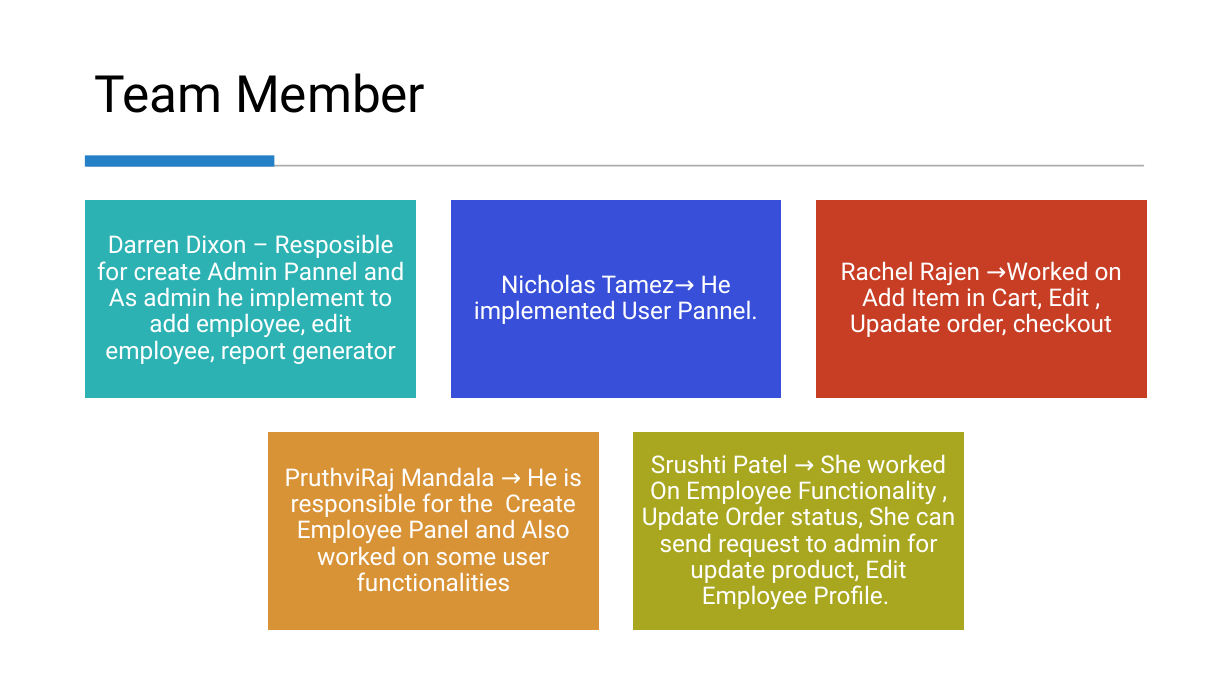
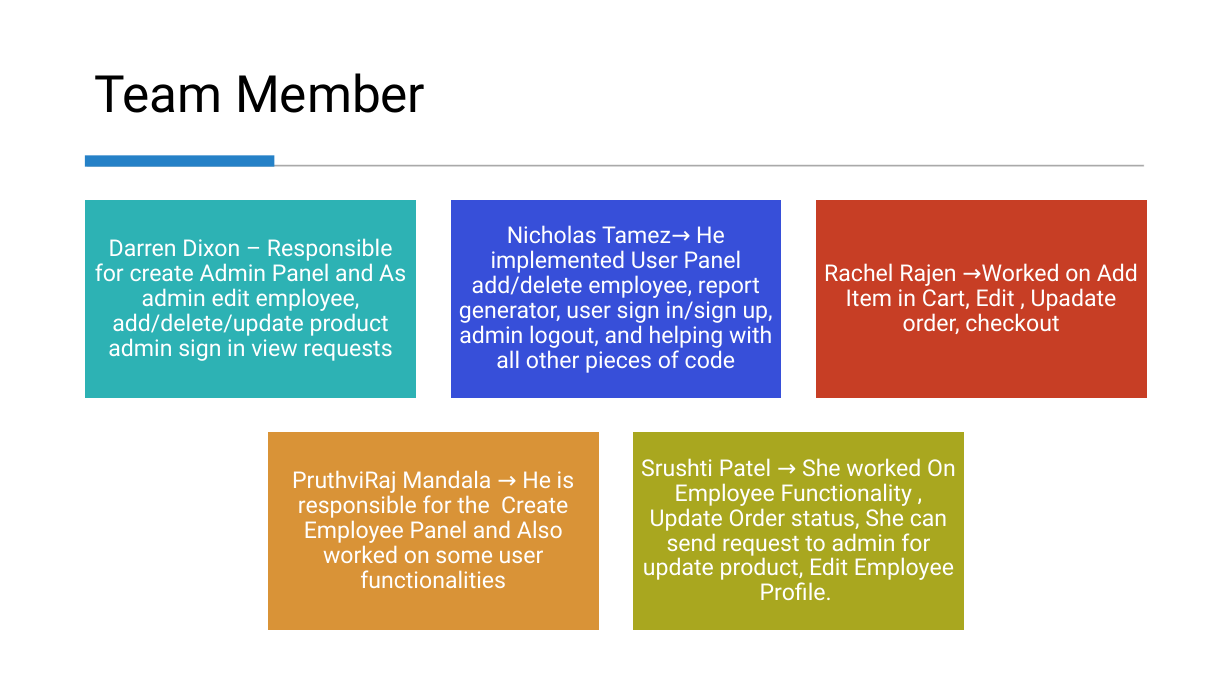
Before and after one commit to NTamez8/TCS-Capstone-Project, a slide deck: slide 2 of Presentation_Graduation.pptx. Drawn at 1232x693 pixels with LibreOffice and Linux fonts; fonts in the diff are those of the drawing. Boxes give left, top, right and bottom in pixels: in the first picture for what was removed or moved away, otherwise in the second. Text is boxed around its words. In the diff, an @@ line names an element or a change of style, - is before the commit and + after.

Commit message:
trying to push

```diff
--- a/Presentation_Graduation.pptx
+++ b/Presentation_Graduation.pptx
@@ text at box(95, 238, 406, 361): text changed; size 19 to 18 pt @@
-Darren Dixon – Resposible for create Admin Pannel and As admin he implement to add employee, edit employee, report generator
+Darren Dixon – Responsible for create Admin Panel and As admin edit employee, add/delete/update product admin sign in view requests
@@ text at box(459, 225, 773, 373): text changed; size 19 to 18 pt @@
-Nicholas Tamez→ He implemented User Pannel.
+Nicholas Tamez→ He implemented User Panel add/delete employee, report generator, user sign in/sign up, admin logout, and helping with all other pieces of code
@@ size 19 to 18 pt in 3 elements at box(824, 263, 1138, 334), box(292, 470, 575, 588), box(641, 458, 956, 601) @@
```
